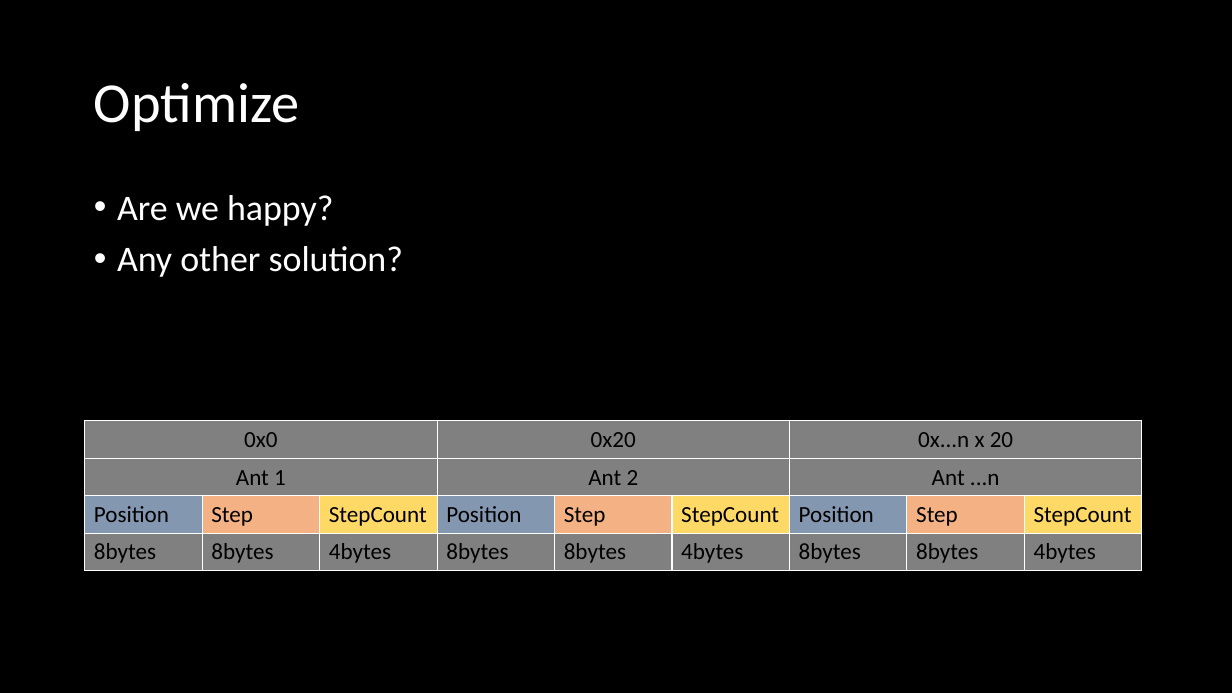
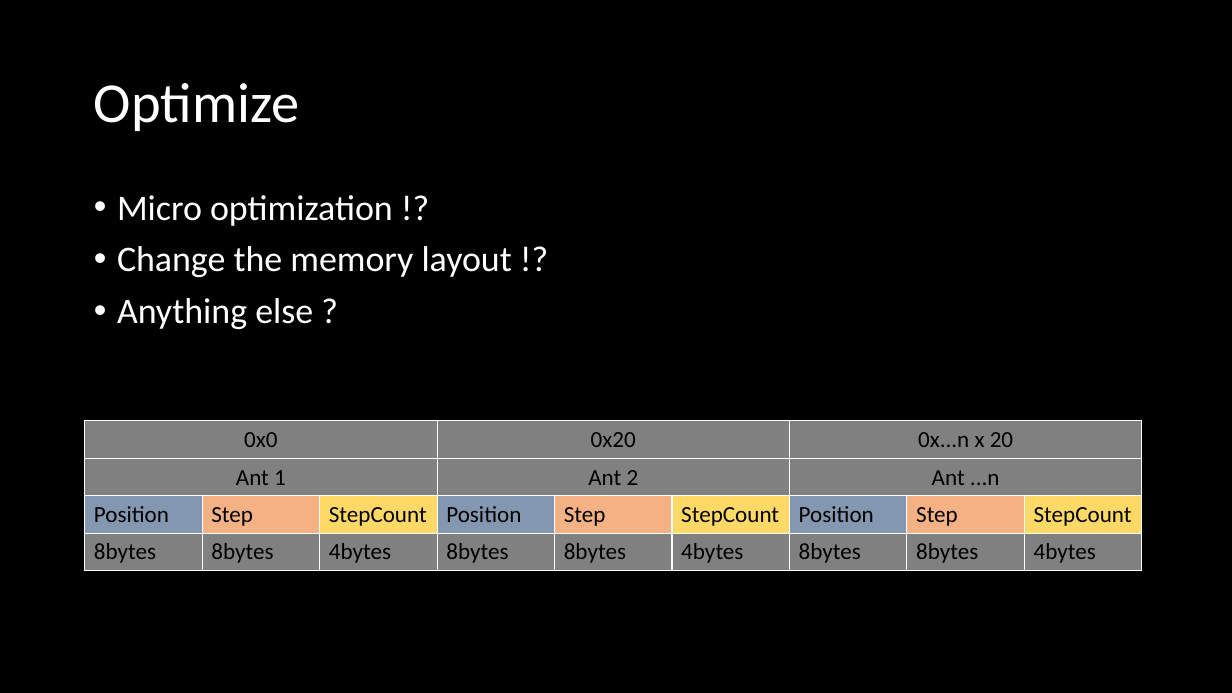
Before and after one commit to omidshahbazi/DODSample, a slide deck: slide 7 of Presentation/Presentation.pptx (slide 6 before the commit). Drawn at 1232x693 pixels with LibreOffice and Linux fonts; fonts in the diff are those of the drawing. Boxes give left, top, right and bottom in pixels: in the first picture for what was removed or moved away, otherwise in the second. Text is boxed around its words. In the diff, an @@ line names an element or a change of style, - is before the commit and + after.

```diff
--- a/Presentation/Presentation.pptx
+++ b/Presentation/Presentation.pptx
@@ text at <box>117,195,512,329</box>: text changed @@
-• Are we happy?
-• Any other solution?
+• Micro optimization !?
+• Change the memory layout !?
+• Anything else ?
```
Also in this commit, not shown: 3 other slides changed, 1 slide added, 2 other files.
